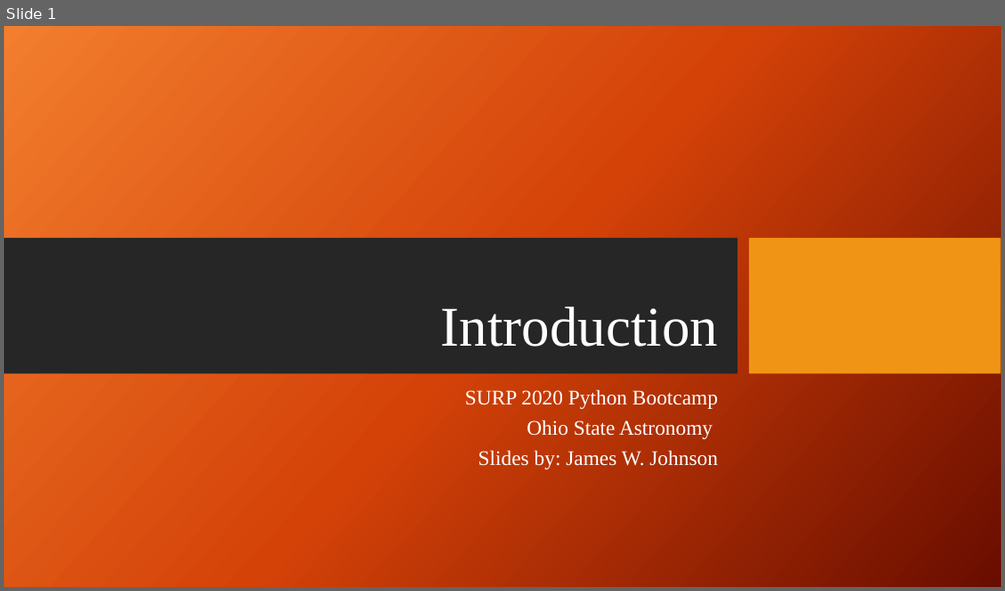
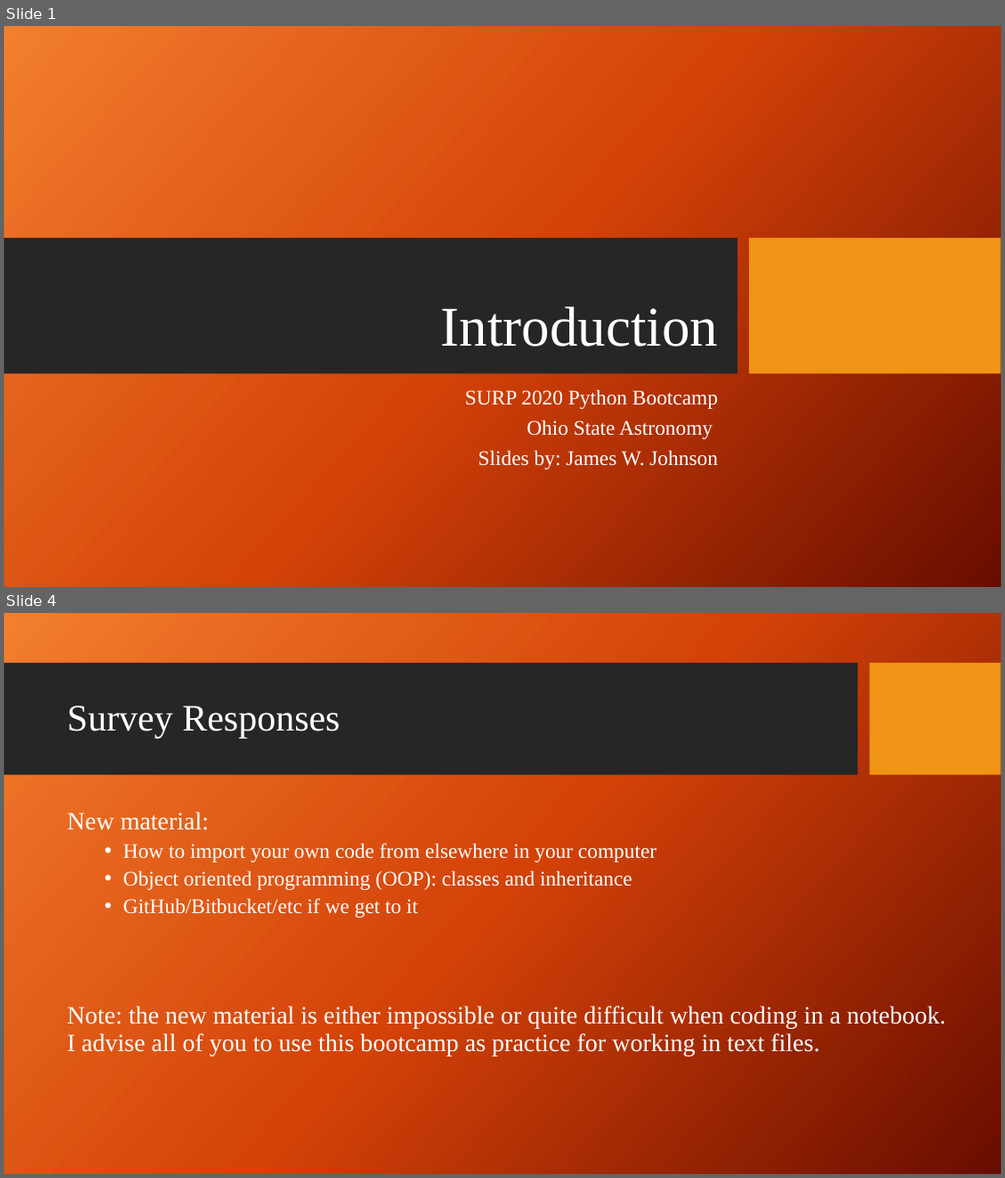
Before and after one commit to giganano/PythonBootcamp, a slide deck: slides/intro.pptx. Shown one above the other, each under a label of ours: slide 1 before the commit, slides 1 and 4 after it; the slides between them are not shown. The pictures are 1005x591 and 1005x1178 pixels, drawn with LibreOffice and Linux fonts; fonts in the diff are those of the drawing; background and template pictures are left out. Boxes give left, top, right and bottom in pixels: in the first picture for what was removed or moved away, otherwise in the second. Text is boxed around its words. In the diff, an @@ line names an element or a change of style, - is before the commit and + after.

```diff
--- a/slides/intro.pptx
+++ b/slides/intro.pptx
@@ slide 4 added at bbox=[4, 613, 1001, 1174], background picture (left out) @@
@@ rectangle added at bbox=[4, 663, 858, 775], fill #262626 @@
@@ rectangle added at bbox=[870, 663, 1001, 775], fill #F09415 @@
@@ title added at bbox=[67, 706, 340, 738], 36 pt, text #FFFFFF @@
+Survey Responses
@@ text added at bbox=[67, 811, 946, 1055], 24 pt, text #FFFFFF @@
+New material:
+  • How to import your own code from elsewhere in your computer
+  • Object oriented programming (OOP): classes and inheritance
+  • GitHub/Bitbucket/etc if we get to it
+Note: the new material is either impossible or quite difficult when coding in a notebook. I advise all of you to use this bootcamp as practice for working in text files.
```
Also in this commit, not shown: 2 slides changed, 3 other slides added, 6 other files.
